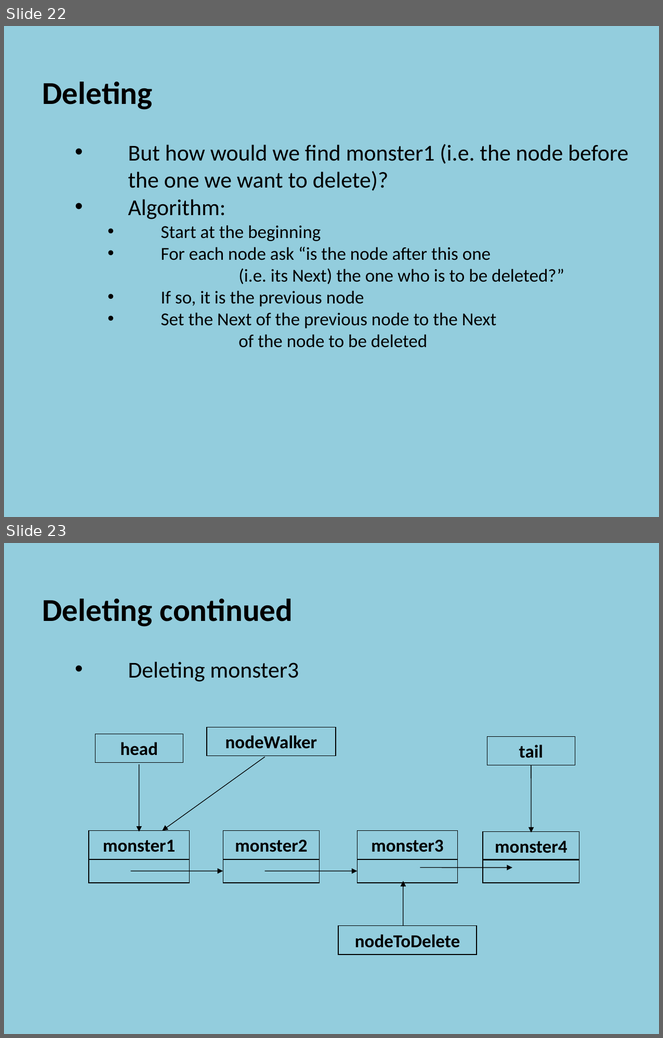
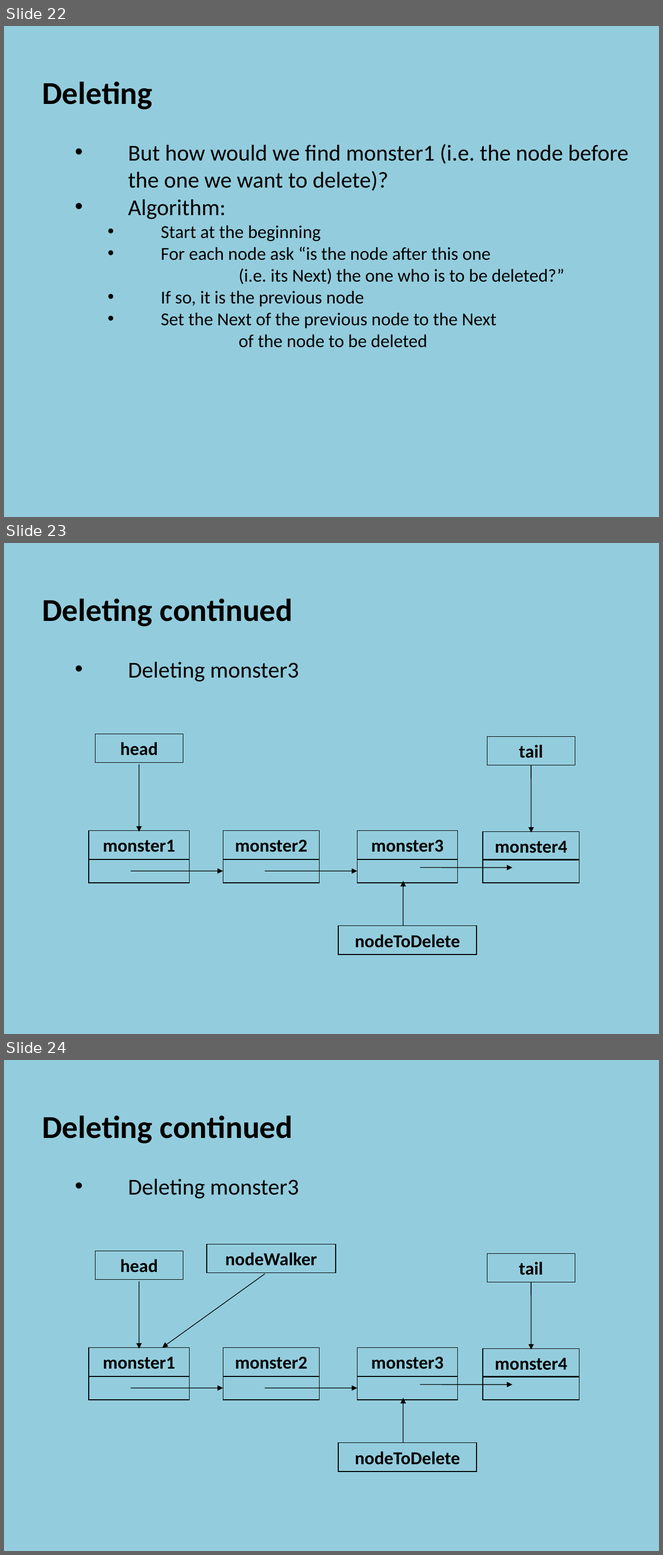
Before and after one commit to szetko/course-materials, a slide deck: Programming 4/03.1 Linked Lists/03.1 Linked Lists.pptx. Shown one above the other, each under a label of ours: slides 22 and 23 before the commit, slides 22, 23 and 24 after it. The pictures are 663x1038 and 663x1555 pixels, drawn with LibreOffice and Linux fonts; fonts in the diff are those of the drawing. Boxes give left, top, right and bottom in pixels: in the first picture for what was removed or moved away, otherwise in the second. Text is boxed around its words. In the diff, an @@ line names an element or a change of style, - is before the commit and + after.

Commit message:
Update PP - Linked Lists

```diff
--- a/Programming 4/03.1 Linked Lists/03.1 Linked Lists.pptx
+++ b/Programming 4/03.1 Linked Lists/03.1 Linked Lists.pptx
@@ slide 23 added at (x1=4, y1=543, x2=659, y2=1034), background #93CDDD @@
@@ text added at (x1=42, y1=599, x2=299, y2=682), 35 pt, text #000000, bold @@
+  Deleting continued
+    • Deleting monster3
@@ group added at (x1=89, y1=734, x2=579, y2=955): 11 rectangles, 6 arrows @@
+head
+monster1
+monster2
+monster3
+tail
+monster4
+nodeToDelete
@@ what was slide 23 is now slide 24 @@
```
